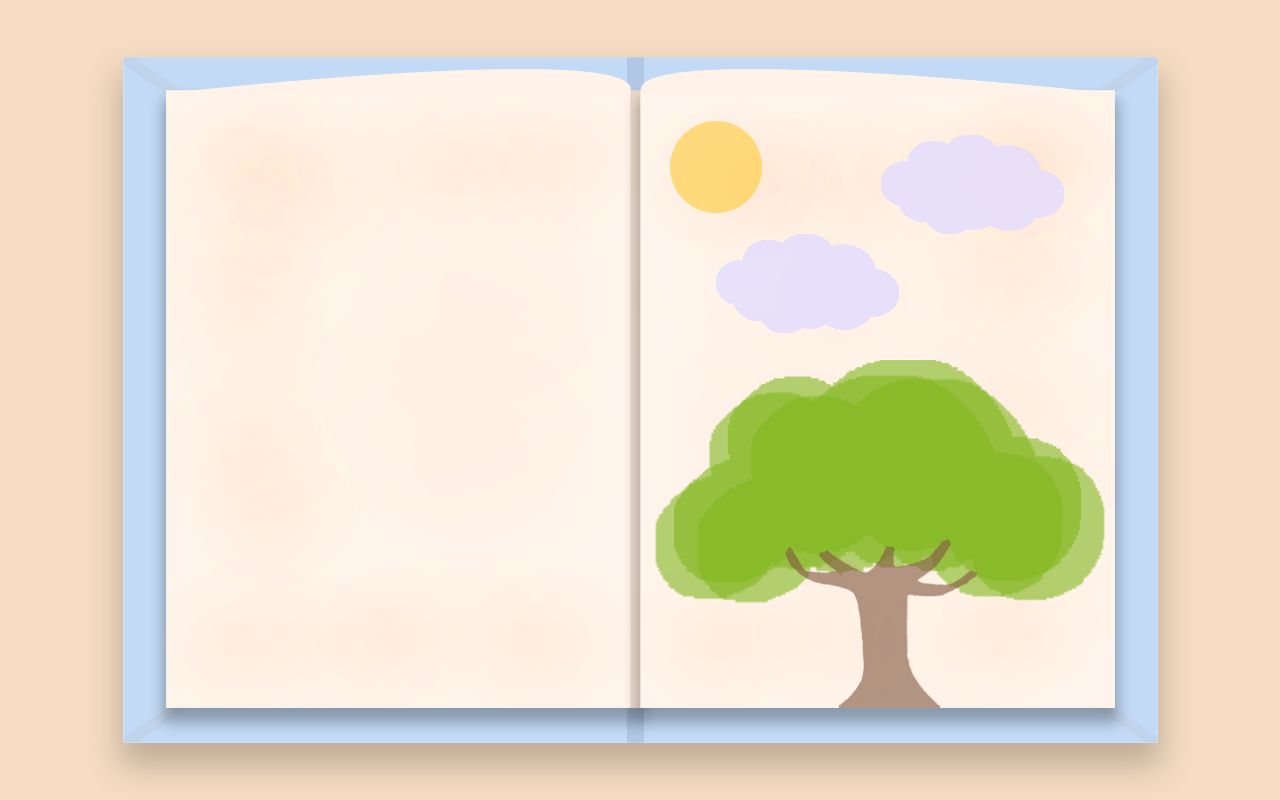
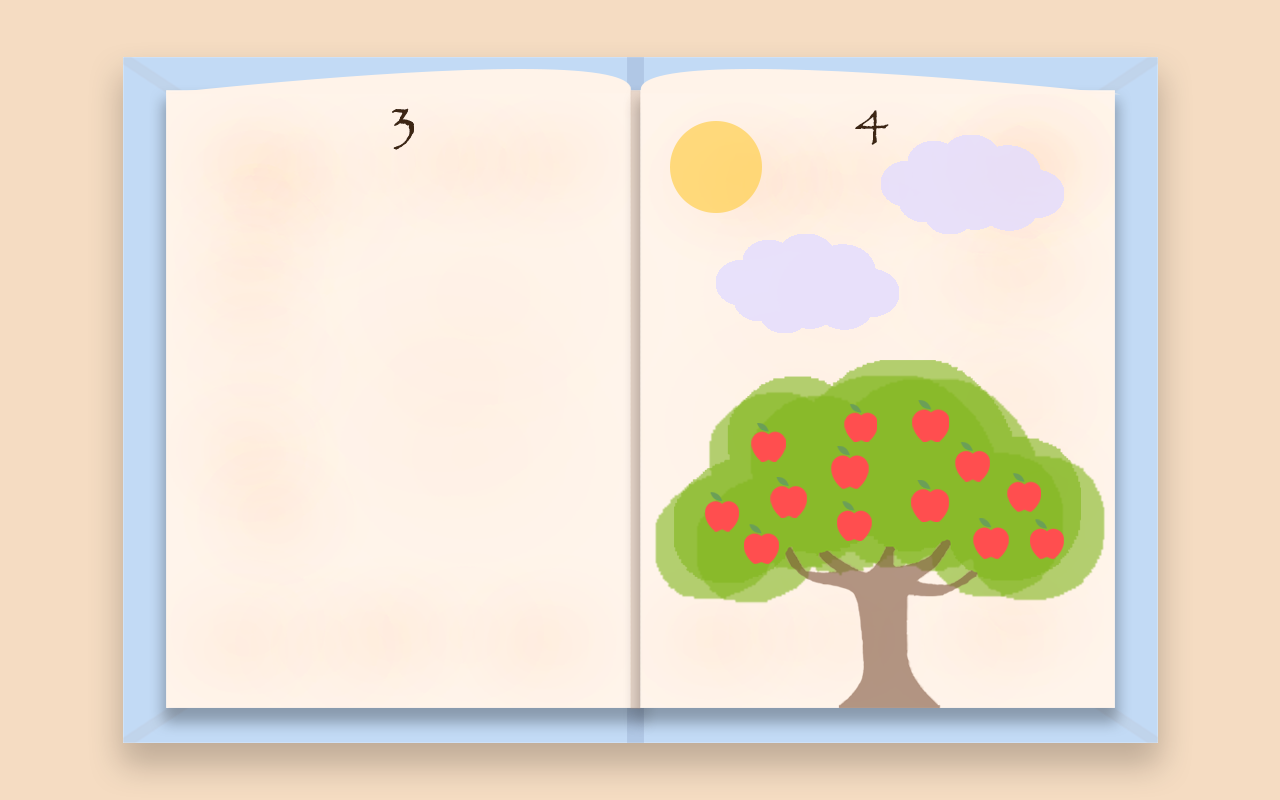
Comparing the layer stacks of the two 1280 x 800 images. Changes:
showed group "apples copy" (13 layers) over [705, 400, 1064, 564]
showed group "tree game" (47 layers) over [392, 108, 1014, 564]
showed "page number 1" over [392, 108, 414, 150]
added layer "page number 1 copy" above "page number 2 copy" over [392, 108, 414, 150]
added layer "page number 2 copy" above "back book cover" over [855, 110, 889, 145]
